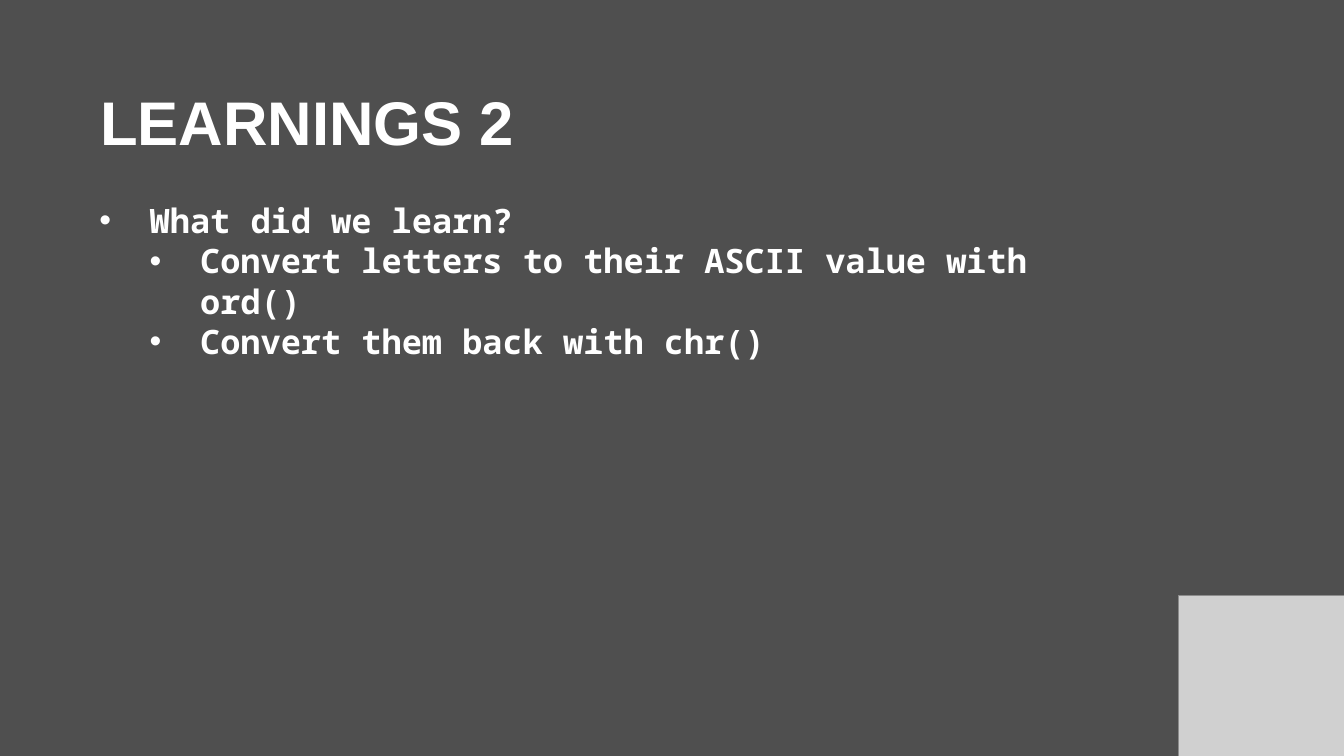
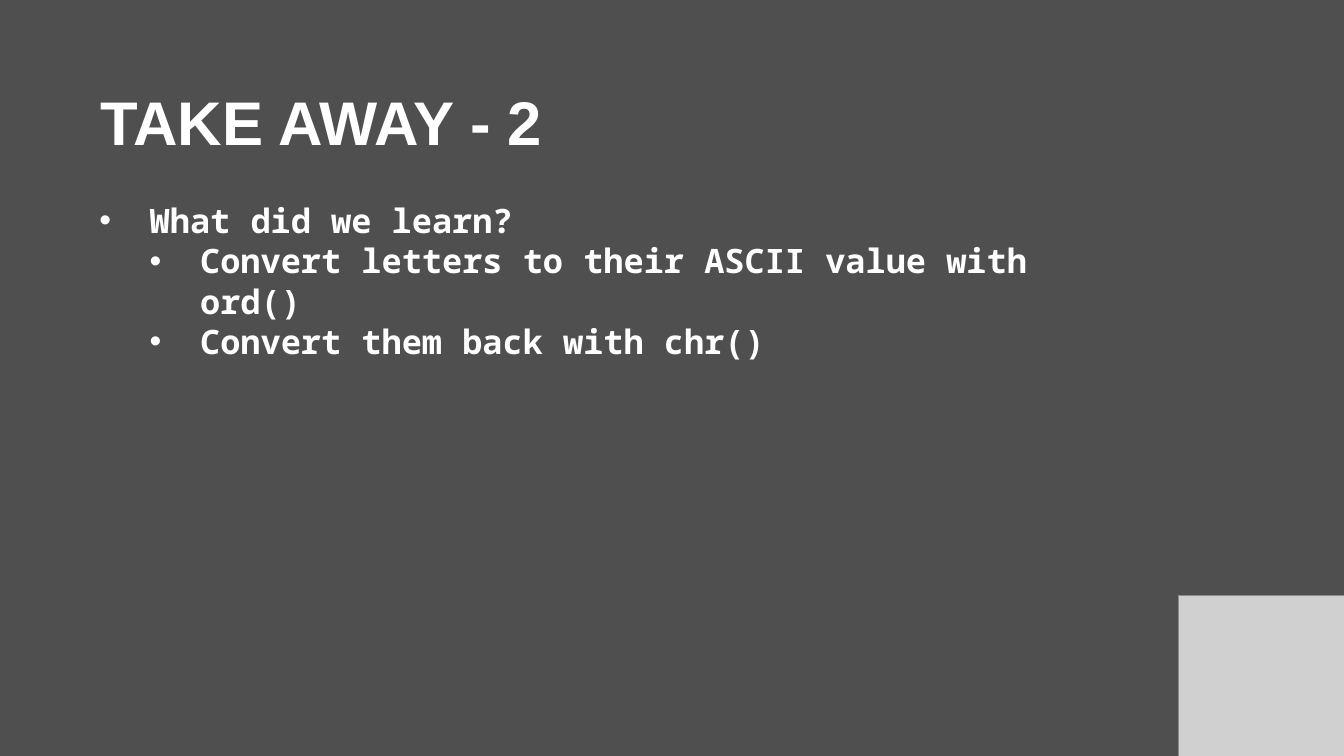
Before and after one commit to sfdehaes/be_pythonic, a slide deck: slide 6 of presentation_Pythonic.pptx. Drawn at 1344x756 pixels with LibreOffice and Linux fonts; fonts in the diff are those of the drawing; grey boxes stand for pictures. Boxes give left, top, right and bottom in pixels: in the first picture for what was removed or moved away, otherwise in the second. Text is boxed around its words. In the diff, an @@ line names an element or a change of style, - is before the commit and + after.

```diff
--- a/presentation_Pythonic.pptx
+++ b/presentation_Pythonic.pptx
@@ title at [100, 102, 542, 145]: text changed @@
-LEARNINGS 2
+TAKE AWAY - 2
```
Also in this commit, not shown: 4 other slides changed, 2 other files.
